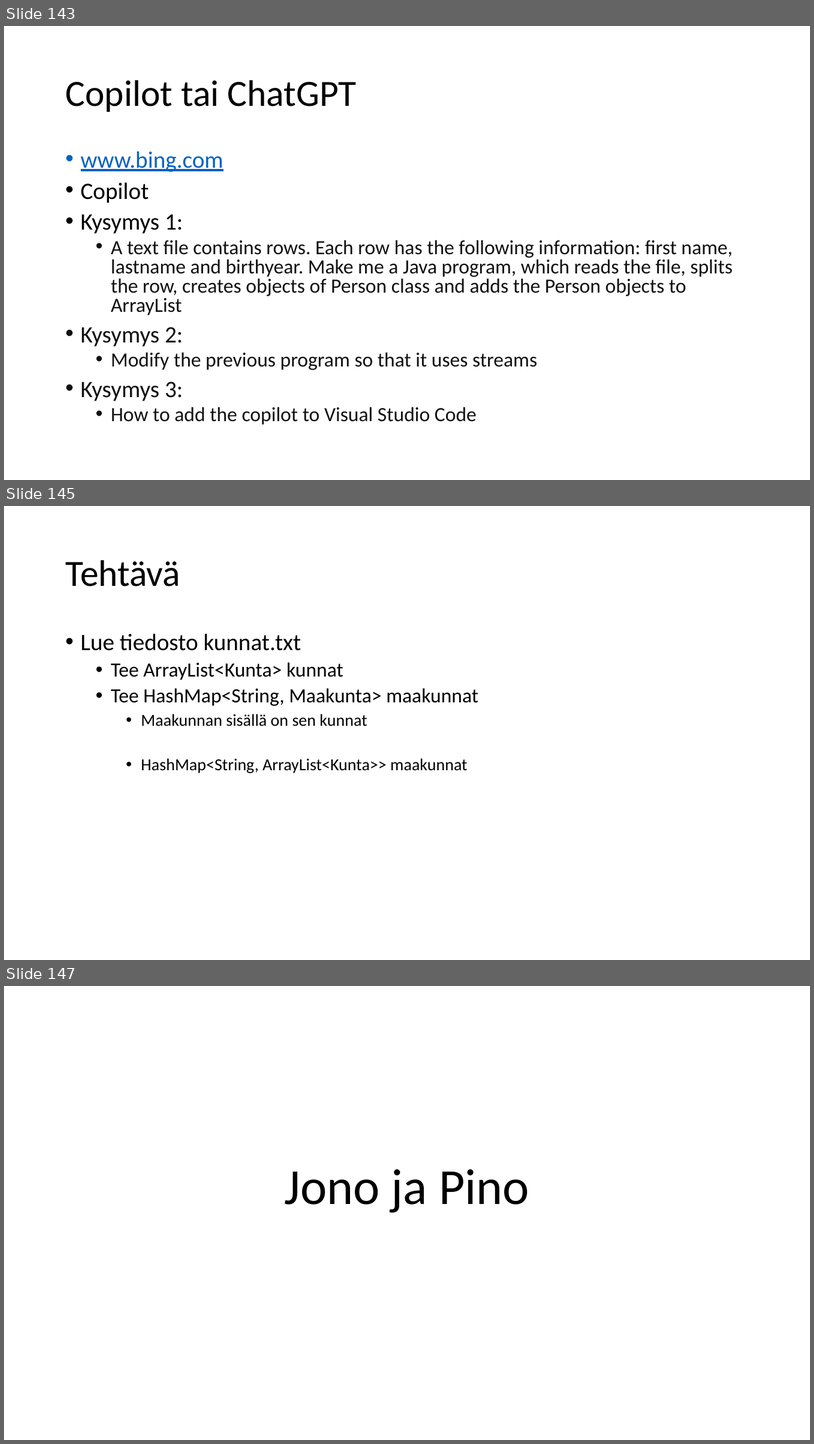
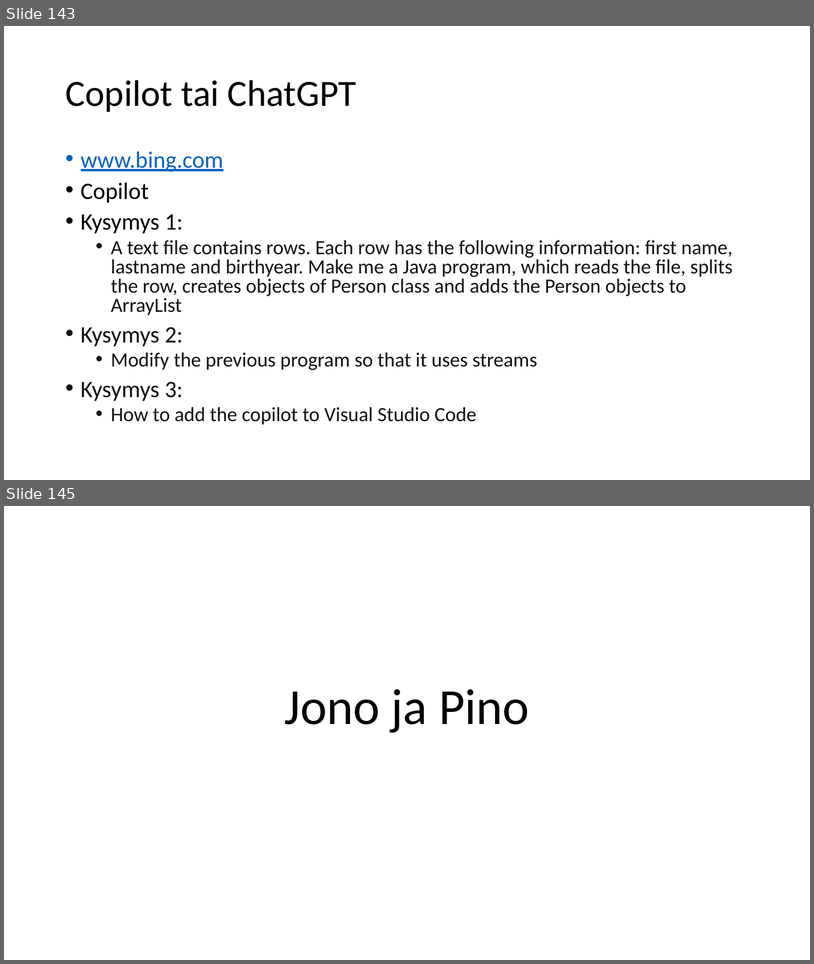
Before and after one commit to lpemake/TrakTite24, a slide deck: Tietorakenteet ja algoritmit 2025.pptx. Shown one above the other, each under a label of ours: slides 143, 145 and 147 before the commit, slides 143 and 145 after it; the slides between them are not shown. The pictures are 814x1444 and 814x964 pixels, drawn with LibreOffice and Linux fonts; fonts in the diff are those of the drawing. Boxes give left, top, right and bottom in pixels: in the first picture for what was removed or moved away, otherwise in the second. Text is boxed around its words. In the diff, an @@ line names an element or a change of style, - is before the commit and + after.

```diff
--- a/Tietorakenteet ja algoritmit 2025.pptx
+++ b/Tietorakenteet ja algoritmit 2025.pptx
@@ slide 145 removed at (4, 506, 810, 960), background #FFFFFF @@
@@ title removed at (65, 560, 180, 586) @@
-Tehtävä
@@ text removed at (81, 633, 479, 773) @@
-• Lue tiedosto kunnat.txt
-  • Tee ArrayList<Kunta> kunnat
-  • Tee HashMap<String, Maakunta> maakunnat
-    • Maakunnan sisällä on sen kunnat
-    • HashMap<String, ArrayList<Kunta>> maakunnat
@@ what was slide 147 is now slide 145 @@
```
Also in this commit, not shown: 1 slide changed, 1 other slide removed, 2 other files.
